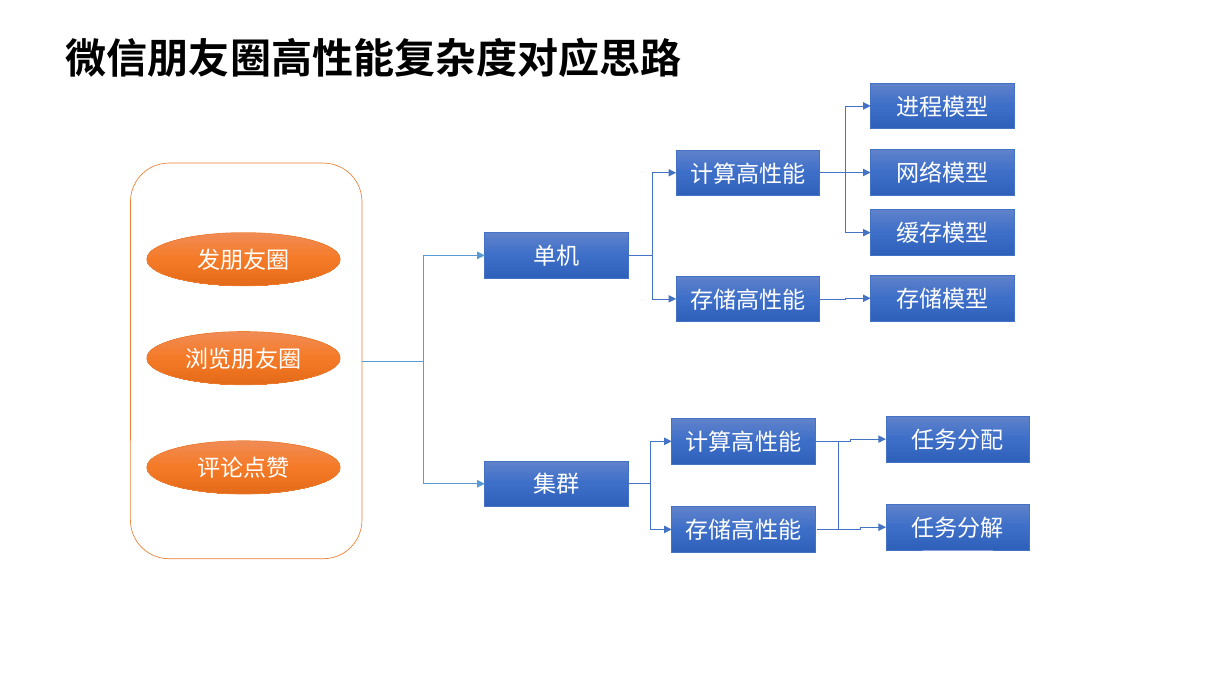
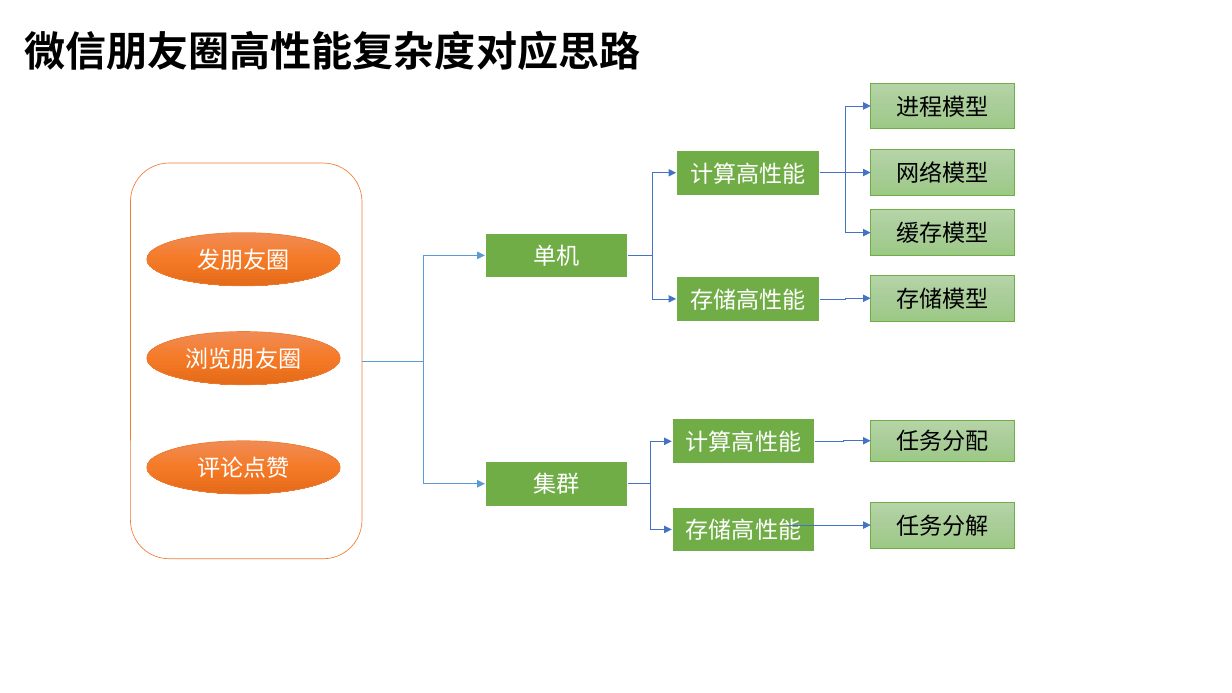
Before and after one commit to gerrypang/rchitecture-training-camp, a slide deck: slide 2 of part-02/02-homework.pptx. Drawn at 1232x693 pixels with LibreOffice and Linux fonts; fonts in the diff are those of the drawing. Boxes give left, top, right and bottom in pixels: in the first picture for what was removed or moved away, otherwise in the second. Text is boxed around its words. In the diff, an @@ line names an element or a change of style, - is before the commit and + after.

```diff
--- a/part-02/02-homework.pptx
+++ b/part-02/02-homework.pptx
@@ text "微信朋友圈高性能复杂度对应思路": place and size @@
-text "微信朋友圈高性能复杂度对应思路" at [66, 37, 682, 77]
+text "微信朋友圈高性能复杂度对应思路" at [24, 30, 640, 70]
@@ text "微信朋友圈高性能复杂度对应思路" at [24, 30, 640, 70]: alignment centre to left @@
@@ fill gradient #6183CB to #3E70CA to #3062BB to #70AD47; outline #4472C4 0.5 pt to #FFFFFF 1.5 pt in 6 elements at [485, 233, 628, 278], [485, 461, 628, 506], [672, 419, 815, 464], [672, 506, 815, 552], [677, 150, 820, 195], [677, 276, 820, 322] @@
@@ elbow arrow moved from (815, 442) - (886, 439) to (815, 442) - (871, 441) @@
@@ elbow line removed from (815, 442) to (817, 530) @@
@@ text colour #FFFFFF to #000000; fill gradient #6183CB to #3E70CA to #3062BB to gradient #B5D5A7 to #AACE9A to #9CC987; outline #4472C4 0.5 pt to #70AD47 0.5 pt in 6 elements at [871, 83, 1014, 128], [871, 210, 1014, 255], [871, 150, 1014, 195], [871, 275, 1014, 321], [871, 503, 1014, 548], [871, 420, 1014, 461] @@
@@ rectangle "任务分配": place and size @@
-rectangle "任务分配" at [886, 417, 1030, 462]
+rectangle "任务分配" at [871, 420, 1014, 461]
@@ rectangle "任务分解": place and size @@
-rectangle "任务分解" at [886, 505, 1030, 550]
+rectangle "任务分解" at [871, 503, 1014, 548]
@@ elbow arrow moved from (836, 530) - (886, 528) to (788, 525) - (871, 525) @@
```
Also in this commit, not shown: 5 slides added.
